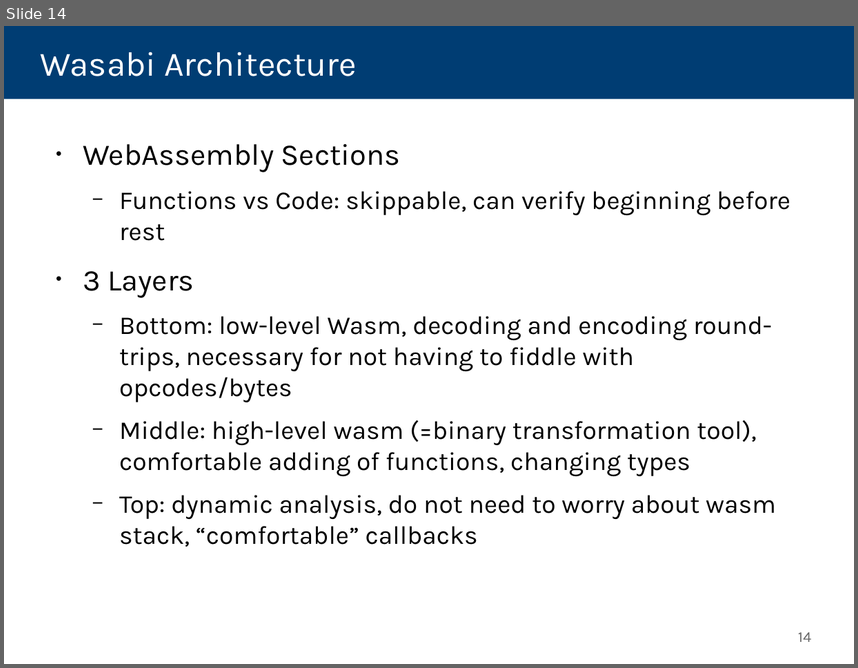
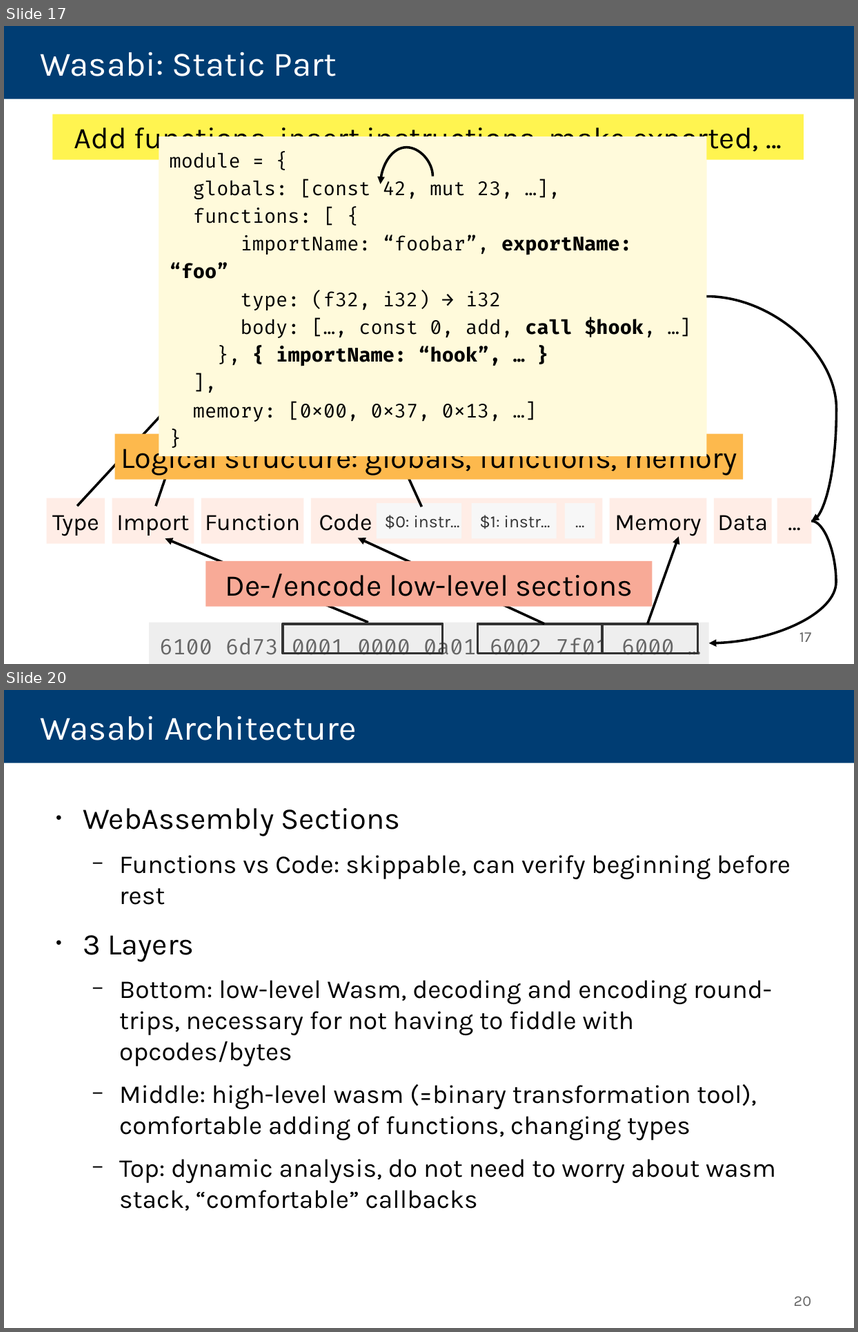
Before and after one commit to danleh/wasabi, a slide deck: 2018-04-11 Presentation/own-work.odp. Shown one above the other, each under a label of ours: slide 14 before the commit, slides 17 and 20 after it; the slides between them are not shown. The pictures are 858x668 and 858x1332 pixels, drawn with LibreOffice and Linux fonts; fonts in the diff are those of the drawing. Boxes give left, top, right and bottom in pixels: in the first picture for what was removed or moved away, otherwise in the second. Text is boxed around its words. In the diff, an @@ line names an element or a change of style, - is before the commit and + after.

Commit message:
add wasabi overview, static part overview finished

```diff
--- a/2018-04-11 Presentation/own-work.odp
+++ b/2018-04-11 Presentation/own-work.odp
@@ slide 17 added at [4,26,854,664], background #FFFFFF @@
@@ title added at [4,26,854,98], fill #003D73, 32 pt, text #FFFFFF @@
+Wasabi: Static Part
@@ rectangle added at [52,114,804,159], fill #FFF450, 28 pt, text #000000 @@
+Add functions, insert instructions, make exported, ...
@@ rectangle added at [159,136,708,456], fill #FFFADB, 18 pt, text #000000 @@
+module = {
+globals: [const 42, mut 23, …],
+functions: [ {
+importName: “foobar”, exportName: “foo”
+type: (f32, i32) → i32
+body: […, const 0, add, call $hook, …]
+}, { importName: “hook”, … }
+],
+memory: [0x00, 0x37, 0x13, …]
+}
@@ curved arrow added from (433, 176) to (381, 184), #000000 2.3 pt @@
@@ rectangle added at [159,151,708,443], fill #FFFADB, 18 pt, text #000000 @@
+module = {
+globals: [const 42, mut 23, …],
+functions: [ {
+importName: “foobar”,
+type: (f32, i32) → i32
+body: […, const 0, add, …]
+}, …
+],
+memory: [0x00, 0x37, 0x13, …]
+}
@@ arrow added from (156, 506) to (240, 259), #000000 2.3 pt @@
@@ arrow added from (77, 506) to (277, 290), #000000 2.3 pt @@
@@ curved arrow added from (706, 296) to (812, 521), #000000 2.3 pt @@
@@ arrow added from (422, 506) to (337, 319), #000000 2.3 pt @@
@@ rectangle added at [115,433,744,479], fill #FDB94D, 28 pt, text #000000 @@
+Logical structure: globals, functions, memory
@@ group added at [46,498,812,544]: 10 rectangles @@
+Type
+Function
+Import
+Code
+$0: instr…
+$1: instr…
+…
+Memory
+Data
+…
@@ curved arrow added from (812, 521) to (709, 643), #000000 2.3 pt @@
@@ arrow added from (368, 622) to (165, 538), #000000 2.3 pt @@
@@ arrow added from (545, 624) to (358, 537), #000000 2.3 pt @@
@@ arrow added from (648, 624) to (679, 536), #000000 2.3 pt @@
@@ rectangle added at [206,561,653,606], fill #F8AA97, 28 pt, text #000000 @@
+De-/encode low-level sections
@@ rectangle added at [149,622,709,664], fill #EEEEEE, 20 pt, text #666666 @@
+6100 6d73 0001 0000 0a01 6002 7f01 6000 …
@@ rectangle added at [283,624,442,653], outline #333333 2.3 pt @@
@@ rectangle added at [477,624,602,653], outline #333333 2.3 pt @@
@@ rectangle added at [603,624,698,653], outline #333333 2.3 pt @@
@@ page number added at [800,632,811,641], 14 pt, text #666666 @@
+17
@@ what was slide 14 is now slide 20 @@
@@ page number at [794,1296,811,1305]: text changed @@
-14
+20
```
Also in this commit, not shown: 4 slides changed, 10 other slides added, 4 slides removed, 2 other files.
